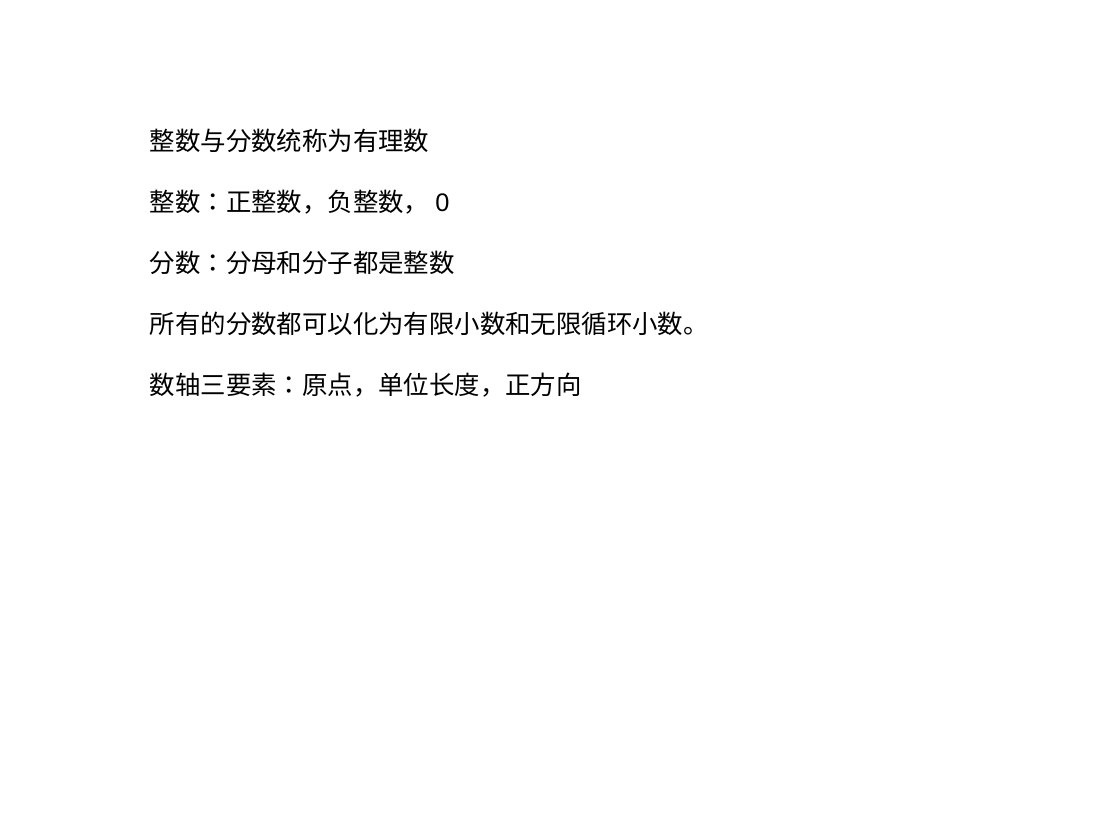
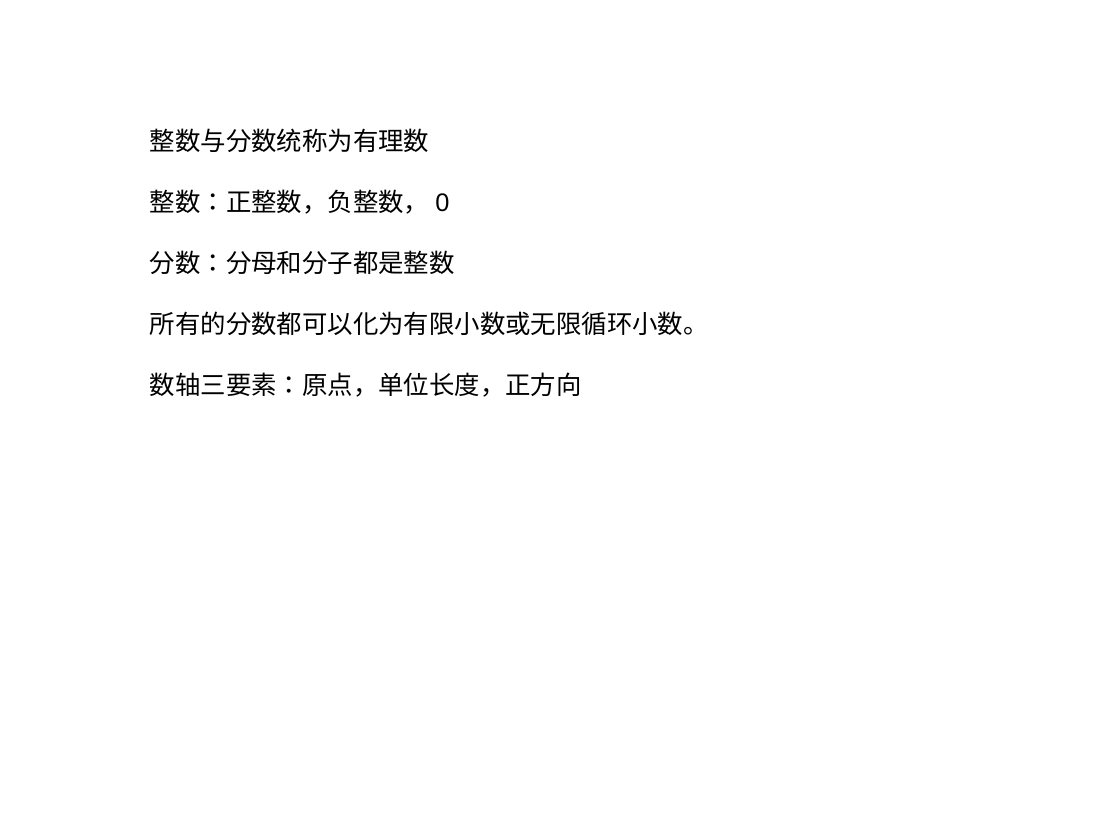
Before and after one commit to ericzhang/english-math, a slide deck: slide 1 of junjun/2025-09-27/2025-09-27-math.odp. Drawn at 1120x840 pixels with LibreOffice and Linux fonts; fonts in the diff are those of the drawing. Boxes give left, top, right and bottom in pixels: in the first picture for what was removed or moved away, otherwise in the second. Text is boxed around its words. In the diff, an @@ line names an element or a change of style, - is before the commit and + after.

```diff
--- a/junjun/2025-09-27/2025-09-27-math.odp
+++ b/junjun/2025-09-27/2025-09-27-math.odp
@@ text at [150,311,709,335]: text changed @@
-所有的分数都可以化为有限小数和无限循环小数。
+所有的分数都可以化为有限小数或无限循环小数。
```
Also in this commit, not shown: 10 other files.
